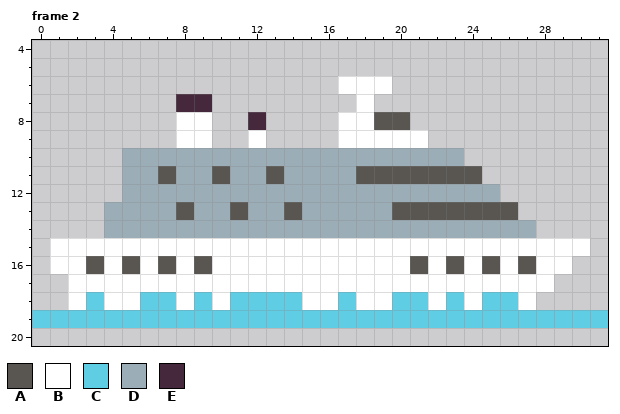
Pixel-art file, stored at assets/images/Yacht.ase. The first picture shows the starting point.
32x32 pixels, 2 frames. Shown: frame 2: x 0..31, y 4..20.
Palette (. is transparent): A #595652  B #ffffff  C #5fcde4  D #9badb7  E #45283c
New version:
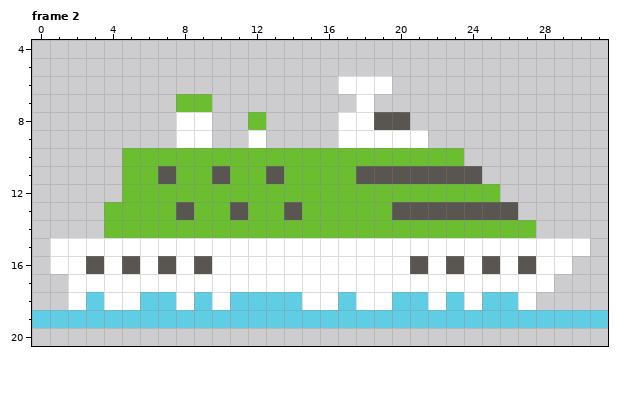
The exact change:
@@ palette @@
-D #9badb7
+D #6abe30
--- frame 2
@@ x 6..14 @@
  6 .........
- 7 ..EE.....
- 8 ..BB..E..
+ 7 ..DD.....
+ 8 ..BB..D..
  9 ..BB..B..
